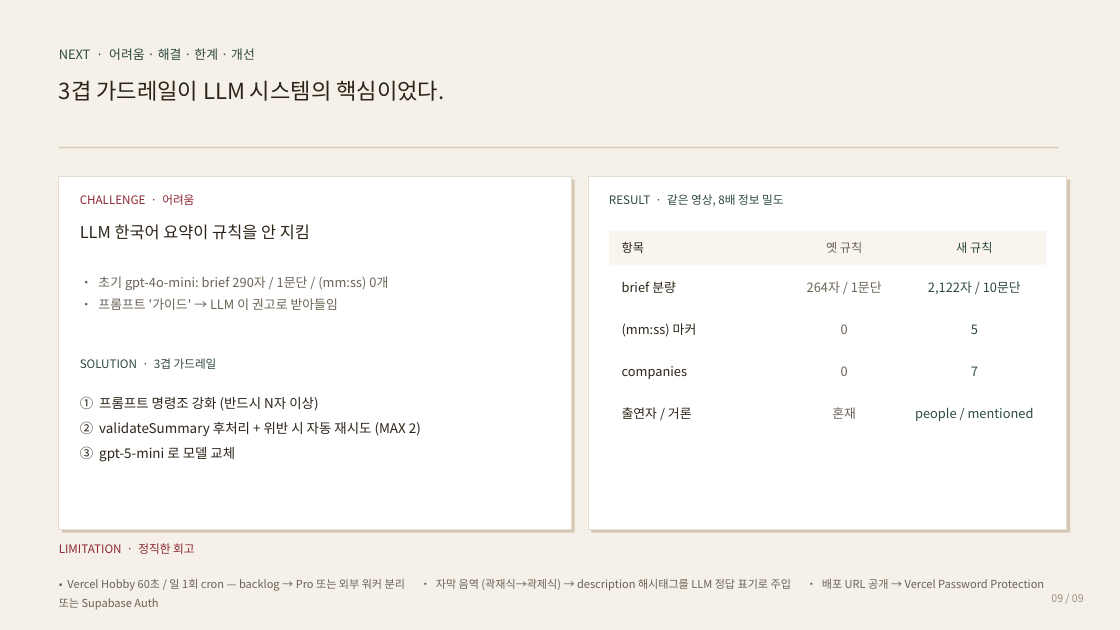
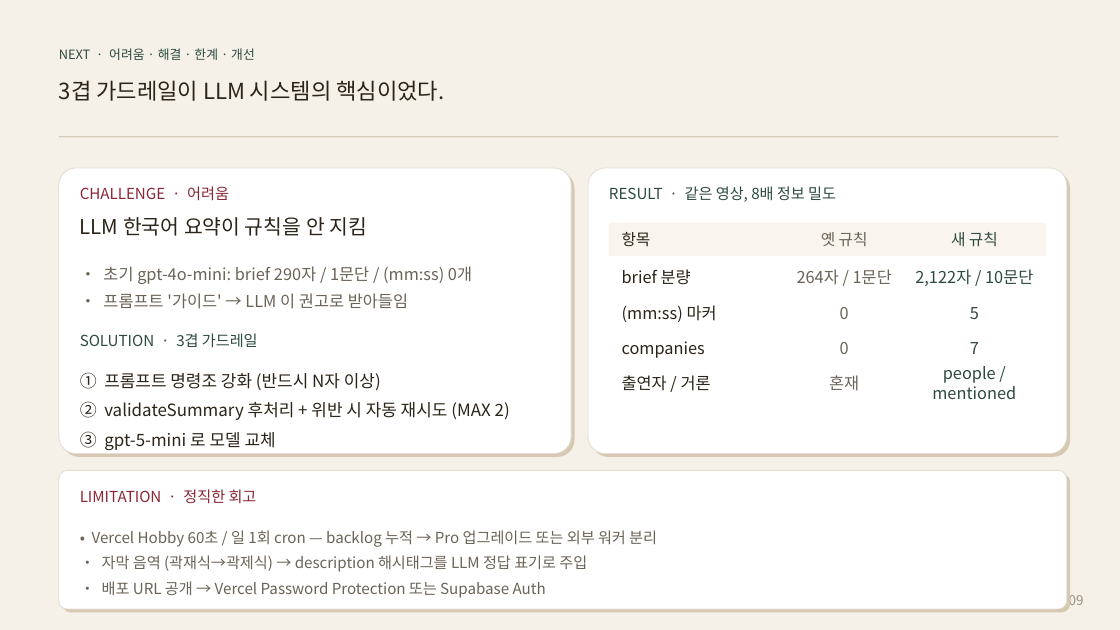
Before and after one commit to leeyongjoo9-rgb/tubebrief_mvp, a slide deck: slide 9 of 이용주-기말발표자료.pptx. Drawn at 1120x630 pixels with LibreOffice and Linux fonts; fonts in the diff are those of the drawing. Boxes give left, top, right and bottom in pixels: in the first picture for what was removed or moved away, otherwise in the second. Text is boxed around its words. In the diff, an @@ line names an element or a change of style, - is before the commit and + after.

Commit message:
design: PPTX 2차 수정 (4가지 주문 반영)
① 페이지 제목을 제외한 텍스트 30% 키움
- 카드 제목: 12.5→16, 본문: 11→14, row_card 라벨: 11.5→15
- 표지 한 줄 소개: 17→22, 발표자/링크: 11→14, 라벨: 8.5→11
- kicker: 10→13, 하단 한계: 9.5→12.5, 표 본문: 11→14
- 페이지 제목(영문 카테고리, 한국어 부제, 표지 TubeBrief)은 그대로

② 페이지 제목 구분선을 제목 바로 밑으로 (1.75→1.62)

③ 모든 박스를 둥근 모서리로 (corner_pct=0.06 통일)
- add_rect 기본을 rounded=True 로 변경
- add_card 의 본 카드 + 그림자 모두 ROUNDED_RECTANGLE
- 강의 칩, T 마크, kicker 강조 박스, 아이콘 정사각형 모두 둥글게
- divider 같이 얇은 라인만 rounded=False

④ 마지막 페이지(NEXT) 레이아웃 재배치
- 상단: 좌측 어려움+해결(3.4h) / 우측 결과 비교(3.4h)
- 하단: LIMITATION 박스(전체 폭 12.0, 1.65h)
- LIMITATION 도 박스 안에 위치, kicker + 3개 항목

```diff
--- a/이용주-기말발표자료.pptx
+++ b/이용주-기말발표자료.pptx
@@ rounded rectangle: place and size @@
-rounded rectangle at (59, 176, 571, 529)
+rounded rectangle at (59, 168, 571, 454)
@@ rounded rectangle: place and size @@
-rounded rectangle at (62, 180, 575, 533)
+rounded rectangle at (62, 171, 575, 457)
@@ rectangle to rounded rectangle in 5 elements at (609, 223, 1046, 256), (62, 171, 575, 457), (59, 168, 571, 454), (592, 171, 1070, 457), (588, 168, 1067, 454) @@
@@ rounded rectangle: place and size @@
-rounded rectangle at (588, 176, 1067, 529)
+rounded rectangle at (588, 168, 1067, 454)
@@ rounded rectangle: place and size @@
-rounded rectangle at (592, 180, 1070, 533)
+rounded rectangle at (592, 171, 1070, 457)
@@ text "LLM 한국어 요약이 규칙을 안 ...": place and size @@
-text "LLM 한국어 요약이 규칙을 안 ..." at (80, 224, 310, 240)
+text "LLM 한국어 요약이 규칙을 안 ..." at (80, 217, 367, 236)
@@ text "LLM 한국어 요약이 규칙을 안 ..." at (80, 217, 367, 236): size 14 to 17.5 pt @@
@@ 5 texts, 1 rectangle, 1 rounded rectangle: place and size @@
-5 texts, 1 rectangle, 1 rounded rectangle at (59, 147, 1059, 265)
+5 texts, 1 rectangle, 1 rounded rectangle at (59, 136, 1059, 256)
@@ size 10.5 to 13.5 pt in 3 elements at (622, 232, 651, 246), (821, 232, 868, 246), (951, 232, 998, 247) @@
@@ text "• 초기 gpt-4o-mini: brief 290자 ...": place and size @@
-text "• 초기 gpt-4o-mini: brief 290자 ..." at (98, 276, 388, 310)
+text "• 초기 gpt-4o-mini: brief 290자 ..." at (103, 266, 472, 309)
@@ text "brief 분량": place and size @@
-text "brief 분량" at (622, 281, 676, 293)
+text "brief 분량" at (622, 269, 691, 285)
@@ text "264자 / 1문단": place and size @@
-text "264자 / 1문단" at (807, 281, 882, 293)
+text "264자 / 1문단" at (797, 269, 892, 285)
@@ text "2,122자 / 10문단": place and size @@
-text "2,122자 / 10문단" at (928, 281, 1021, 294)
+text "2,122자 / 10문단" at (915, 269, 1033, 286)
@@ text "(mm:ss) 마커": place and size @@
-text "(mm:ss) 마커" at (622, 323, 697, 337)
+text "(mm:ss) 마커" at (622, 305, 717, 322)
@@ text "0": place and size @@
-text "0" at (841, 324, 848, 334)
+text "0" at (840, 307, 849, 319)
@@ text "5": place and size @@
-text "5" at (971, 324, 978, 334)
+text "5" at (970, 307, 979, 319)
@@ text "SOLUTION · 3겹 가드레일": place and size @@
-text "SOLUTION · 3겹 가드레일" at (80, 358, 217, 369)
+text "SOLUTION · 3겹 가드레일" at (80, 333, 258, 347)
@@ text "companies": place and size @@
-text "companies" at (622, 366, 687, 379)
+text "companies" at (622, 341, 705, 358)
@@ text "0": place and size @@
-text "0" at (841, 366, 848, 376)
+text "0" at (840, 342, 849, 354)
@@ text "7": place and size @@
-text "7" at (971, 366, 978, 376)
+text "7" at (970, 342, 979, 354)
@@ text "① 프롬프트 명령조 강화 (반드시 ...": place and size @@
-text "① 프롬프트 명령조 강화 (반드시 ..." at (80, 396, 421, 462)
+text "① 프롬프트 명령조 강화 (반드시 ..." at (80, 372, 510, 451)
@@ text "① 프롬프트 명령조 강화 (반드시 ..." at (80, 372, 510, 451): size 11.5 to 14.5 pt; line spacing 1.55 to 1.45 @@
@@ text "출연자 / 거론": place and size @@
-text "출연자 / 거론" at (622, 407, 692, 419)
+text "출연자 / 거론" at (622, 375, 711, 391)
@@ size 11 to 14 pt in 13 elements at (622, 269, 691, 285), (915, 269, 1033, 286), (797, 269, 892, 285), (103, 266, 472, 309), (622, 305, 717, 322), (970, 307, 979, 319), (840, 307, 849, 319), (622, 341, 705, 358), (970, 342, 979, 354), (840, 342, 849, 354), (622, 375, 711, 391), (932, 366, 1016, 399), (829, 375, 859, 391) @@
@@ text "혼재": place and size @@
-text "혼재" at (832, 407, 856, 419)
+text "혼재" at (829, 375, 859, 391)
@@ text "people / mentioned": place and size @@
-text "people / mentioned" at (915, 407, 1034, 421)
+text "people / mentioned" at (932, 366, 1016, 399)
@@ rounded rectangle added at (59, 471, 1067, 609), fill #FFFFFF, outline #E5DDD0 0.75 pt @@
@@ rounded rectangle added at (62, 474, 1070, 613), fill #D5C9B4 @@
@@ size 10 to 13 pt in 4 elements at (80, 186, 229, 201), (609, 186, 836, 202), (80, 333, 258, 347), (80, 489, 257, 503) @@
@@ text "LIMITATION · 정직한 회고": place and size @@
-text "LIMITATION · 정직한 회고" at (59, 543, 194, 554)
+text "LIMITATION · 정직한 회고" at (80, 489, 257, 503)
@@ text at (92, 530, 657, 598): text changed; size 9.5 to 13 pt @@
-• Vercel Hobby 60초 / 일 1회 cron — backlog → Pro 또는 외부 워커 분리 • 자막 음역 (곽재식→곽제식) → description 해시태그를 LLM 정답 표기로 주입 • 배포 URL 공개 → Vercel Password Protection 또는 Supabase Auth
+• Vercel Hobby 60초 / 일 1회 cron — backlog 누적 → Pro 업그레이드 또는 외부 워커 분리
+• 자막 음역 (곽재식→곽제식) → description 해시태그를 LLM 정답 표기로 주입
+• 배포 URL 공개 → Vercel Password Protection 또는 Supabase Auth
@@ text "09 / 09" at (1042, 590, 1084, 609): size 9 to 11.5 pt @@
```
Also in this commit, not shown: 8 other slides changed, 1 other file.
